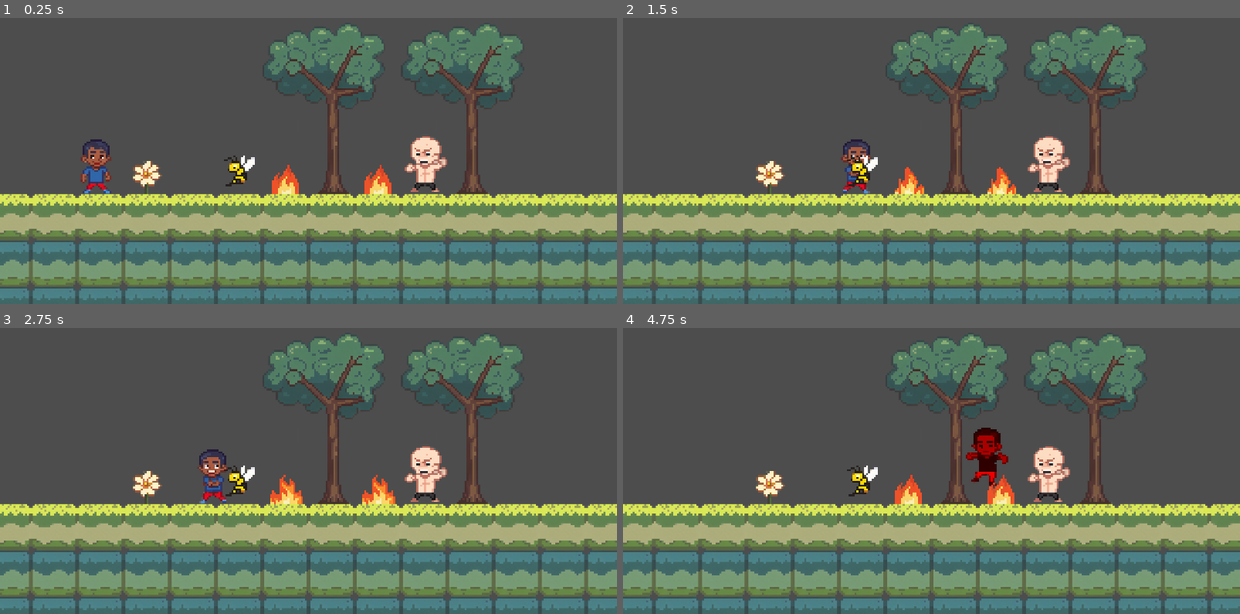
Above: before the commit, frames 1-4 (two rows, left to right).
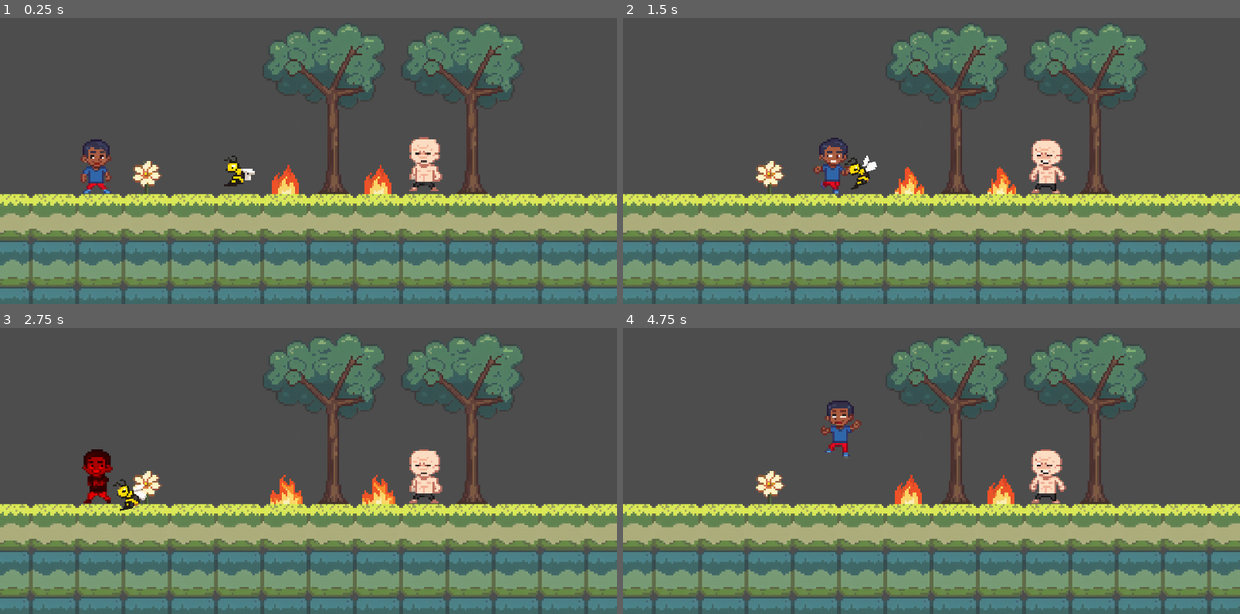
Above: after the commit, the same moments.

Repository: codenergy-dev/maricagamesjam2025_codenergy
Game: Godot game, scene res://scenes/game.tscn
Two runs of this game, one before a commit and one after it. Both use one fixed random seed, a clock stepped at 60 frames per second and the inputs below. The engine's default icon, where the game draws it, is replaced by a stand-in: a white triangle on a blue panel in a dark square.
Inputs:
- Up to frame 1 (0.25 s): no input
- Up to frame 2 (1.5 s): tap Enter (ui_accept) at 0.5, 0.77 s; hold Right (ui_right) from 0.53 s (still down)
- Up to frame 3 (2.75 s): tap Enter (ui_accept) at 1.52 s; release Right (ui_right) at 2.03 s; hold Left (ui_left) from 2.03 s (still down)
- Up to frame 4 (4.75 s): release Left (ui_left) at 2.78 s; hold Right (ui_right) 2.78-4.28 s; tap Enter (ui_accept) at 3.02, 3.77, 4.52 s; hold Left (ui_left) from 4.28 s (still down)

The runs differ from the first frame. In frame 1, 0.7% of the frame differs, in the area x 36-73%, y 41-61%; in frame 2, 1.8%; in frame 3, 2.3%, in the area x 13-73%, y 41-65%; in frame 4, 2.3%.

Commit message:
Add cat to spawn scene

Diff:
--- a/godot/scenes/tile_map_layers/spawn.tscn
+++ b/godot/scenes/tile_map_layers/spawn.tscn
@@ -1,8 +1,12 @@
-[gd_scene load_steps=7 format=3 uid="uid://i17ubpshnwb3"]
+[gd_scene load_steps=12 format=3 uid="uid://i17ubpshnwb3"]
 
 [ext_resource type="Texture2D" uid="uid://cm8v3xi7vwn8f" path="res://assets/sprites/bald.png" id="1_0oeay"]
 [ext_resource type="Texture2D" uid="uid://bxshwik8ou22v" path="res://assets/sprites/bee.png" id="2_v21g4"]
+[ext_resource type="Texture2D" uid="uid://cvuigbmsy4yvx" path="res://assets/sprites/cat.png" id="3_p0o2y"]
 [ext_resource type="Script" uid="uid://bs3f83175nq7e" path="res://scripts/spawn.gd" id="3_v21g4"]
+[ext_resource type="PackedScene" uid="uid://bkqqwut40t2b3" path="res://scenes/enemy.tscn" id="5_640p5"]
+[ext_resource type="PackedScene" uid="uid://j1qhlx1eb1j2" path="res://scenes/bee.tscn" id="6_50vgb"]
+[ext_resource type="PackedScene" uid="uid://hfdx2agbin6m" path="res://scenes/pet.tscn" id="7_lpbsx"]
 
 [sub_resource type="TileSetAtlasSource" id="TileSetAtlasSource_suvqx"]
 texture = ExtResource("1_0oeay")
@@ -17,14 +21,27 @@
 0:0/0 = 0
 0:0/0/custom_data_0 = "bee"
 
+[sub_resource type="TileSetAtlasSource" id="TileSetAtlasSource_f5r3j"]
+texture = ExtResource("3_p0o2y")
+texture_region_size = Vector2i(192, 128)
+0:0/0 = 0
+0:0/0/texture_origin = Vector2i(0, -32)
+0:0/0/custom_data_0 = "cat"
+
 [sub_resource type="TileSet" id="TileSet_thjrq"]
 tile_size = Vector2i(192, 192)
-custom_data_layer_0/name = "enemy"
+custom_data_layer_0/name = "spawn"
 custom_data_layer_0/type = 4
 sources/0 = SubResource("TileSetAtlasSource_suvqx")
 sources/1 = SubResource("TileSetAtlasSource_a8pum")
+sources/2 = SubResource("TileSetAtlasSource_f5r3j")
 
 [node name="Spawn" type="TileMapLayer"]
 tile_map_data = PackedByteArray(0, 0, 2, 0, 255, 255, 0, 0, 0, 0, 0, 0, 0, 0, 254, 255, 255, 255, 1, 0, 0, 0, 0, 0, 0, 0)
 tile_set = SubResource("TileSet_thjrq")
 script = ExtResource("3_v21g4")
+spawn_map = Dictionary[String, PackedScene]({
+"bald": ExtResource("5_640p5"),
+"bee": ExtResource("6_50vgb"),
+"cat": ExtResource("7_lpbsx")
+})
